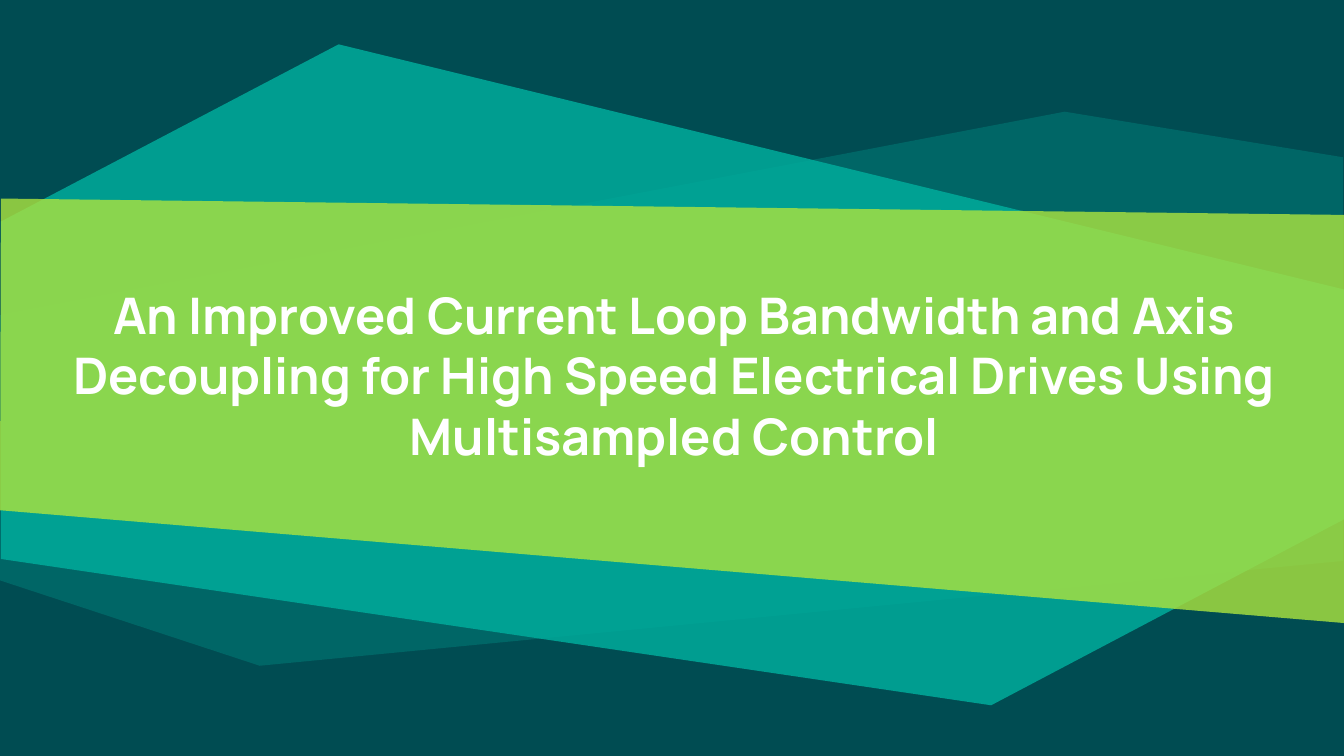
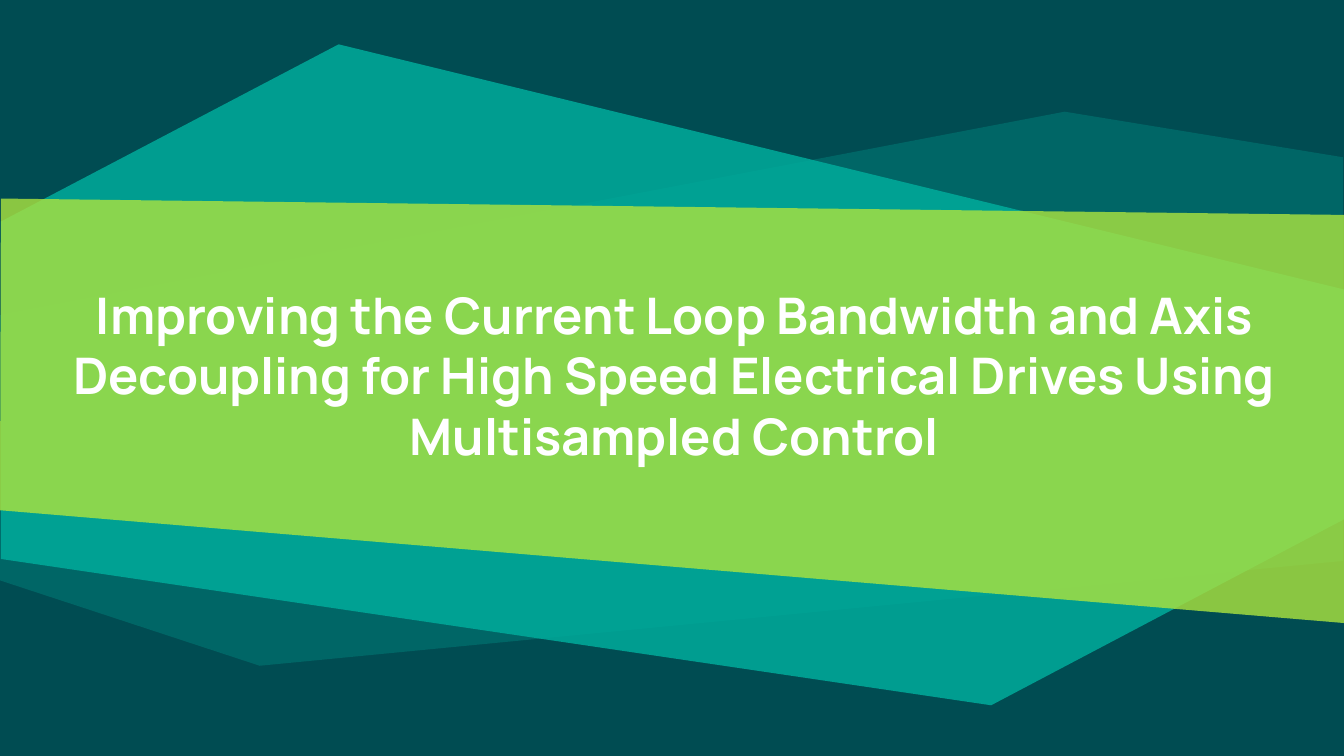
Before and after one commit to Rule2102/DSP_project1, a slide deck: slide 1 of docs/An Improved Current Loop Bandwidth and Axis Decoupling.pptx. Drawn at 1344x756 pixels with LibreOffice and Linux fonts; fonts in the diff are those of the drawing. Boxes give left, top, right and bottom in pixels: in the first picture for what was removed or moved away, otherwise in the second. Text is boxed around its words. In the diff, an @@ line names an element or a change of style, - is before the commit and + after.

```diff
--- a/docs/An Improved Current Loop Bandwidth and Axis Decoupling.pptx
+++ b/docs/An Improved Current Loop Bandwidth and Axis Decoupling.pptx
@@ title at bbox=[73, 297, 1275, 467]: text changed @@
-An Improved Current Loop Bandwidth and Axis Decoupling for High Speed Electrical Drives Using Multisampled Control
+Improving the Current Loop Bandwidth and Axis Decoupling for High Speed Electrical Drives Using Multisampled Control
```
Also in this commit, not shown: 5 other slides changed, 12 slides added, 6 slides removed.
